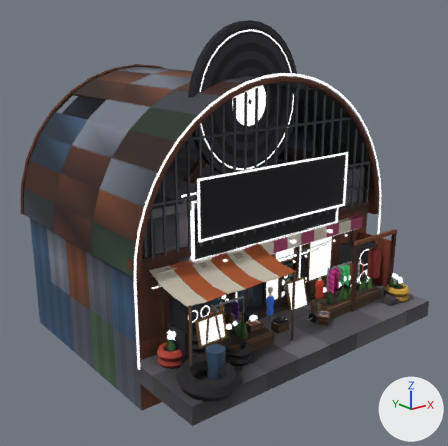
The glTF model public/models/lugares-chao.glb: old version first, new version second.
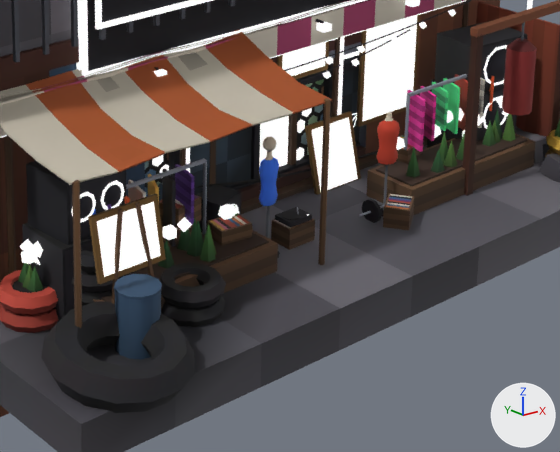
Old and new are each drawn whole from a 50 mm camera at (-15.7, -16.9, 11.1) aimed at (-0.2, 2.5, 3.3) and again close up on the part from 35% to 87% of the width and 52% to 94% of the height. Arrows for +X, +Y and +Z are at lower right; the lights stay in place. The last two pictures show the newer version. Where no turn or scale is listed for an object, it has been applied to the vertices. Vertices at exactly the same position are counted once.

The first close-up shows 'batida_neon', 'batida_solido', 'brecho_neon', 'brecho_solido', 'discos_solido', 'flores_luz', 'flores_solido', 'galeria_luz', 'galeria_solido', 'ginasio_neon', 'ginasio_solido' and 5 more.
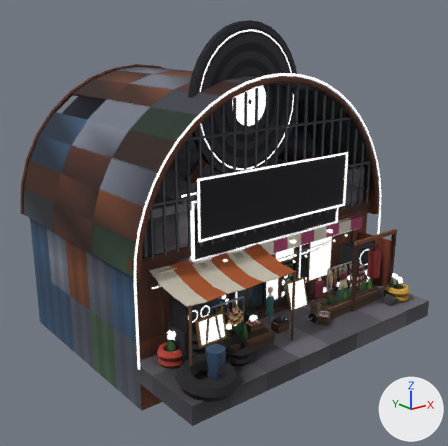
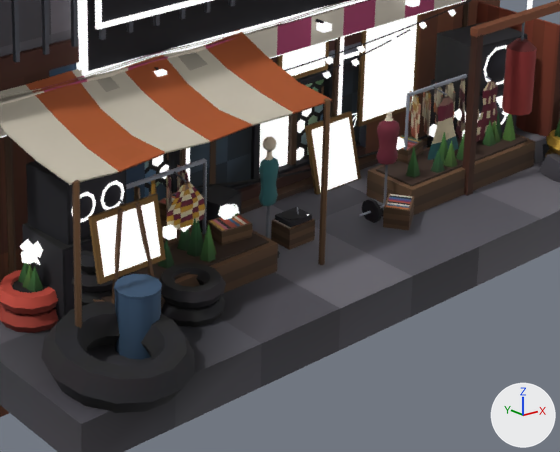
Pixel boxes [x1, y1, x2, y2] of what changed, in the close-ups (560 x 452 px):
'brecho_solido', reshaped
    before: [0, 0, 494, 274]
    after: [0, 0, 501, 274]
part 1 of me_brecho_solido, rebuilt (mostly hidden afterwards)
    before: [478, 78, 485, 128]
    after: [478, 108, 480, 140]
part 2 of me_brecho_solido, rebuilt (55% narrower, 25% shorter)
    before: [407, 90, 426, 152]
    after: [411, 95, 419, 141]
part 3 of me_brecho_solido, rebuilt
    before: [420, 86, 437, 141]
    after: [424, 91, 431, 137]
part 4 of me_brecho_solido, rebuilt
    before: [175, 164, 194, 224]
    after: [180, 170, 189, 186]
part 5 of me_brecho_solido, rebuilt
    before: [431, 82, 448, 131]
    after: [435, 87, 443, 125]
part 6 of me_brecho_solido, rebuilt
    before: [443, 78, 460, 134]
    after: [448, 83, 454, 100]
part 7 of me_brecho_solido, rebuilt
    before: [454, 74, 468, 130]
    after: [455, 79, 465, 140]
part 8 of me_brecho_solido, rebuilt
    before: [128, 180, 146, 202]
    after: [134, 186, 141, 201]
part 9 of me_brecho_solido, rebuilt
    before: [148, 174, 159, 203]
    after: [150, 180, 157, 195]
part 10 of me_brecho_solido, rebuilt
    before: [162, 169, 176, 247]
    after: [166, 175, 172, 222]
part 11 of me_brecho_solido, built on (mostly hidden before)
    before: [92, 209, 96, 215]
    after: [119, 165, 205, 229]
part 12 of me_brecho_solido, built on
    before: [489, 76, 494, 111]
    after: [409, 76, 501, 160]
part 13 of me_brecho_solido, recoloured
    both: [126, 95, 408, 206]

The change, as a list of edits to the scene's bpy script:
```text
Change me_brecho_solido:
    used by ob_brecho_solido; location = (-0.04, 2.72, 2.43)
    remove me_brecho_solido.from_pydata(...)  # 2174 vertices, 3632 faces; spans x -5.34..5.34, y -4.53..4.53, z -2.93..2.93
    add me_brecho_solido.from_pydata(...)  # 3531 vertices, 5828 faces; spans x -5.34..5.34, y -4.53..4.53, z -2.93..2.93
    me_brecho_solido part 1: the loose piece of 40 vertices spanning x 3.87..4.0, y -4.17..-3.67, z -1.63..-0.72 is rebuilt with 56 vertices and now spans x 3.76..4.11, y -4.28..-3.56, z -1.8..-0.75
    me_brecho_solido part 2: the loose piece of 40 vertices spanning x 2.34..2.53, y -4.17..-3.68, z -1.66..-0.72 is rebuilt with 56 vertices and now spans x 2.29..2.58, y -4.13..-3.72, z -1.46..-0.75
    me_brecho_solido part 3: the loose piece of 36 vertices spanning x 2.62..2.85, y -4.16..-3.68, z -1.54..-0.72 is rebuilt with 56 vertices and now spans x 2.57..2.9, y -4.12..-3.73, z -1.46..-0.75
    me_brecho_solido part 4: the loose piece of 36 vertices spanning x -2.63..-2.5, y -4.07..-3.57, z -1.5..-0.72 is rebuilt with 56 vertices and now spans x -2.67..-2.45, y -4.05..-3.6, z -1.46..-0.75
    me_brecho_solido part 5: the loose piece of 32 vertices spanning x 2.92..3.15, y -4.17..-3.68, z -1.44..-0.72 is rebuilt with 56 vertices and now spans x 2.88..3.2, y -4.12..-3.73, z -1.46..-0.75
    me_brecho_solido part 6: the loose piece of 8 vertices spanning x 3.23..3.44, y -4.17..-3.68, z -1.58..-0.72 is rebuilt with 56 vertices and now spans x 3.18..3.49, y -4.12..-3.73, z -1.46..-0.75
    me_brecho_solido part 7: the loose piece of 8 vertices spanning x 3.53..3.74, y -4.17..-3.68, z -1.63..-0.72 is rebuilt with 56 vertices and now spans x 3.39..3.88, y -4.24..-3.6, z -1.8..-0.75
    me_brecho_solido part 8: the loose piece of 8 vertices spanning x -3.54..-3.39, y -4.07..-3.57, z -1.9..-0.72 is rebuilt with 71 vertices and now spans x -3.58..-3.35, y -4.03..-3.61, z -1.43..-0.75
    me_brecho_solido part 9: the loose piece of 8 vertices spanning x -3.29..-3.04, y -4.06..-3.59, z -1.75..-0.72 is rebuilt with 56 vertices and now spans x -3.35..-2.98, y -4.01..-3.64, z -1.49..-0.75
    me_brecho_solido part 10: the loose piece of 8 vertices spanning x -2.98..-2.75, y -4.06..-3.58, z -1.77..-0.72 is rebuilt with 56 vertices and now spans x -3.03..-2.7, y -4.01..-3.63, z -1.46..-0.75
    me_brecho_solido part 11: 52 vertices removed from x -4.44..-4.29, y -4.07..-3.57, z -1.92..-0.72; 416 vertices added at x -4.5..-2.42, y -4.17..-3.51, z -1.8..-0.66
    me_brecho_solido part 12: 8 vertices removed from x 4.13..4.34, y -4.17..-3.68, z -1.45..-0.72; 416 vertices added at x 2.24..4.49, y -4.27..-3.61, z -1.83..-0.66
    me_brecho_solido part 13: 714 kept faces spanning x -5.26..5.34, y -4.47..4.53, z -2.42..0.85 get new vertex colours
    other edits to the shape of me_brecho_solido do not show in these pictures
```
